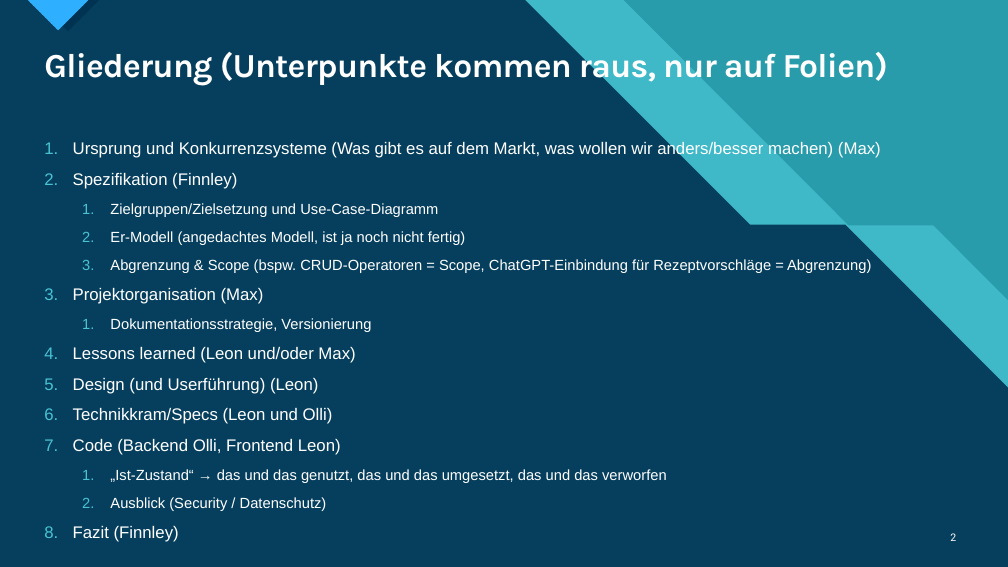
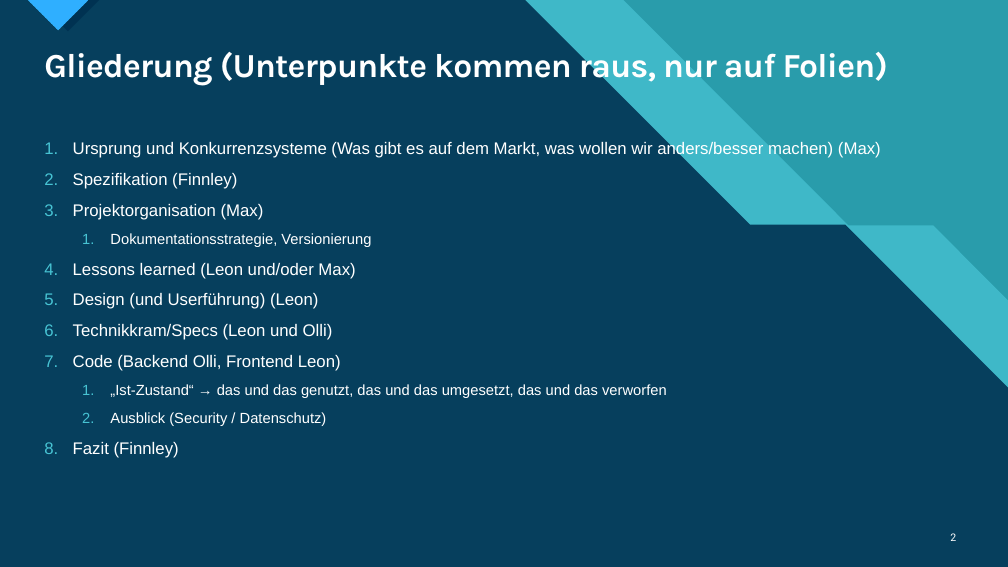
Before and after one commit to TietoLP/IU-Kochbuch, a slide deck: slide 2 of Fallstudie_Kochbuch.pptx. Drawn at 1008x567 pixels with LibreOffice and Linux fonts; fonts in the diff are those of the drawing. Boxes give left, top, right and bottom in pixels: in the first picture for what was removed or moved away, otherwise in the second. Text is boxed around its words. In the diff, an @@ line names an element or a change of style, - is before the commit and + after.

```diff
--- a/Fallstudie_Kochbuch.pptx
+++ b/Fallstudie_Kochbuch.pptx
@@ text at bbox=[110, 203, 871, 273]: paragraphs removed @@
-  1. Zielgruppen/Zielsetzung und Use-Case-Diagramm
-  2. Er-Modell (angedachtes Modell, ist ja noch nicht fertig)
-  3. Abgrenzung & Scope (bspw. CRUD-Operatoren = Scope, ChatGPT-Einbindung für Rezeptvorschläge = Abgrenzung)
```
Also in this commit, not shown: 4 other slides changed, 6 slides added, 14 slides removed, 2 other files.
